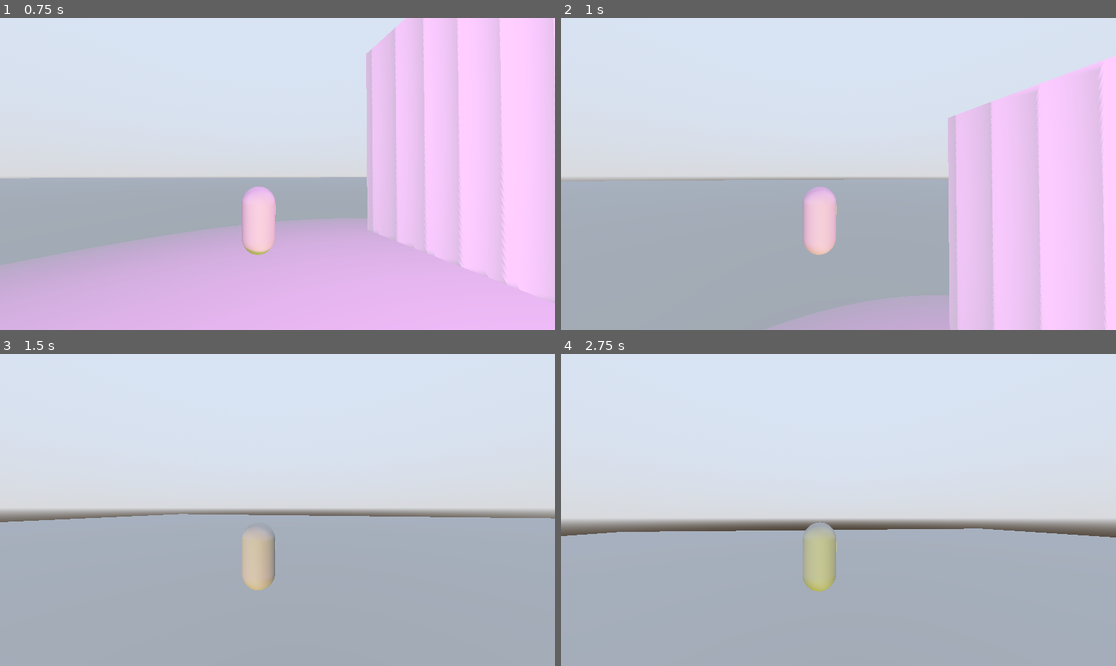
Above: before the commit, frames 1-4 (two rows, left to right).
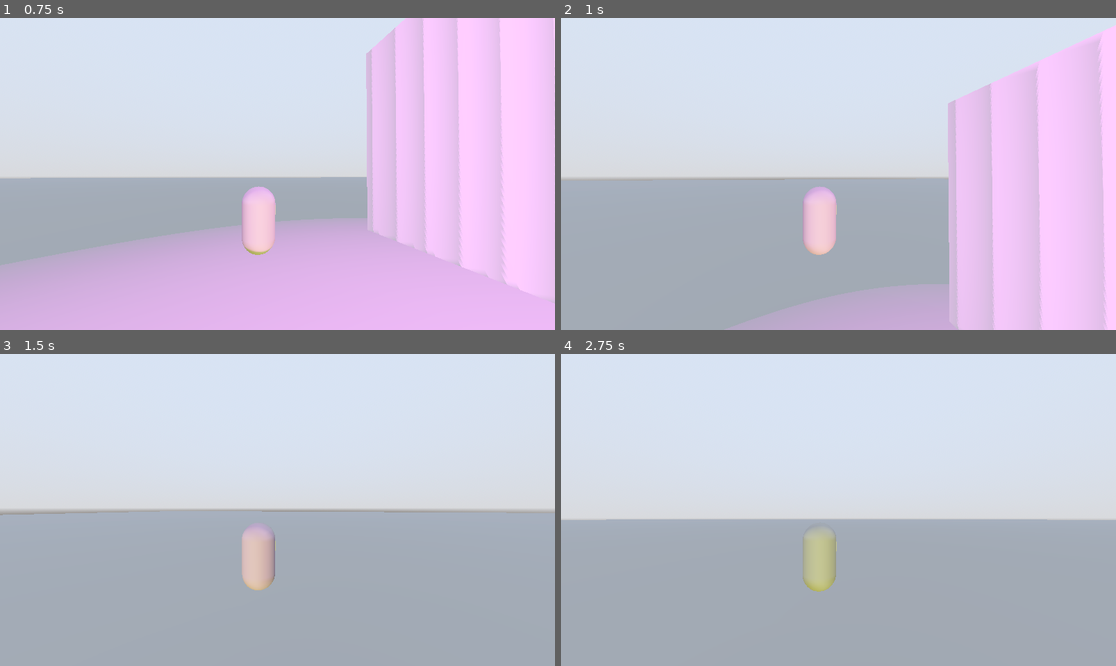
Above: after the commit, the same moments.

Repository: sky406/sorcerergame
Game: Godot game, scene res://testscene.tscn
Two runs of this game, one before a commit and one after it. Both use one fixed random seed, a clock stepped at 60 frames per second and the inputs below. The project has no main scene, so this scene is started directly.
Inputs (mouse positions are in pixels of both pictures, inside the frame that each line leads up to):
- Up to frame 1 (0.75 s): tap Enter at 0.5 s; move the mouse to (305, 174) at 0.52 s; hold W (moveForward) from 0.53 s (still down); click (305, 174) at 0.67 s
- Up to frame 2 (1 s): keep holding W (moveForward); tap Space (jump) at 0.77 s
- Up to frame 3 (1.5 s): keep holding W (moveForward); move the mouse to (249, 510) at 1.27 s; click (249, 510) at 1.42 s
- Up to frame 4 (2.75 s): keep holding W (moveForward); tap Space (jump) at 1.52 s; move the mouse to (849, 503) at 2.02 s; click (849, 503) at 2.17 s

Frame 1 is identical in both runs. In frame 2, 2.5% of the frame differs, in the area x 2-100%, y 2-100%; in frame 3, 1.5%; in frame 4, 3.1%, in the area x 0-100%, y 53-59%.

Commit message:
fiexed some movement and camera movement

Diff:
--- a/player/player_character.gd
+++ b/player/player_character.gd
@@ -8,29 +8,18 @@
 var horizontallook:float = 5
 var verticallook:float = 15
 
+func _ready():
+	#lock mouse to screen
+	Input.set_mouse_mode(Input.MOUSE_MODE_CAPTURED)
+
 func _process(delta):
-	#get_node("playermesh").rotation_degrees.y = get_node("cameraOrbit").rotation_degrees.y
-	# make the body slowly try to match the rotation
-	#might want to changes these later who knows
-	#var mesh_rotationY:float = get_node("playermesh").rotation_degrees.y
-	#var cam_rotationY:float = get_node("cameraOrbit").rotation_degrees.y
-	#
-	#var rotatespeed:float = 60
-	#
-	#if(mesh_rotationY != cam_rotationY):
-		#mesh_rotationY = move_toward(mesh_rotationY,cam_rotationY,rotatespeed)
-		#
-	#get_node("playermesh").rotation_degrees.y = mesh_rotationY
-	# camera movement
+
 	var rot = Vector3(mouse_delta.y,mouse_delta.x,0) * delta * lookSensitivity
-	#rotate_y(deg_to_rad(-rot.y))
 	rotation_degrees.y -=rot.y
 	rotatecameraX(rot.x)
 	mouse_delta = Vector2.ZERO
 
 func _physics_process(delta):
-
-		#pass
 	# gravity
 	if not is_on_floor():
 		velocity.y -= gravity * delta
--- a/project.godot
+++ b/project.godot
@@ -88,4 +88,4 @@
 
 [physics]
 
-3d/default_gravity=15.0
+3d/default_gravity=60.0
